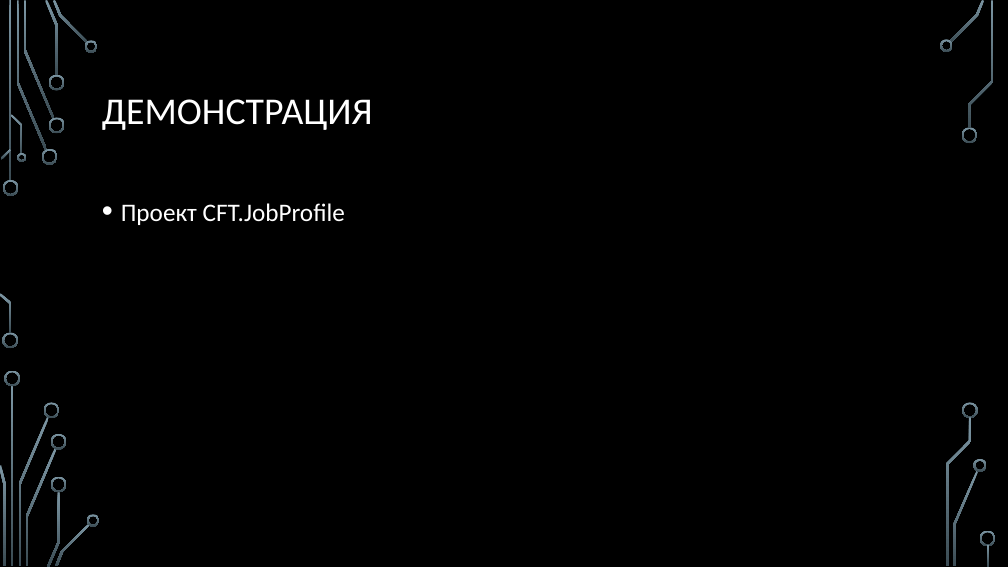
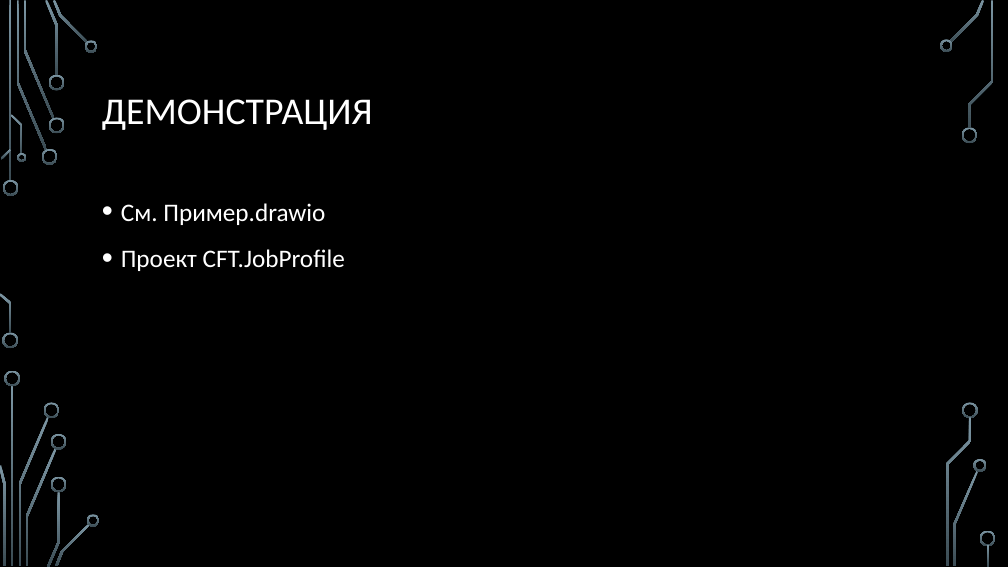
Before and after one commit to sergeyryskulov/Presentations, a slide deck: slide 5 of 8. DDD архитектура/Архитектура больших проектов.pptx. Drawn at 1008x567 pixels with LibreOffice and Linux fonts; fonts in the diff are those of the drawing; background and template pictures are left out. Boxes give left, top, right and bottom in pixels: in the first picture for what was removed or moved away, otherwise in the second. Text is boxed around its words. In the diff, an @@ line names an element or a change of style, - is before the commit and + after.

Commit message:
пример

```diff
--- a/8. DDD архитектура/Архитектура больших проектов.pptx
+++ b/8. DDD архитектура/Архитектура больших проектов.pptx
@@ text at (x1=121, y1=203, x2=325, y2=225): paragraph added @@
+• См. Пример.drawio
```
Also in this commit, not shown: 1 other file.
